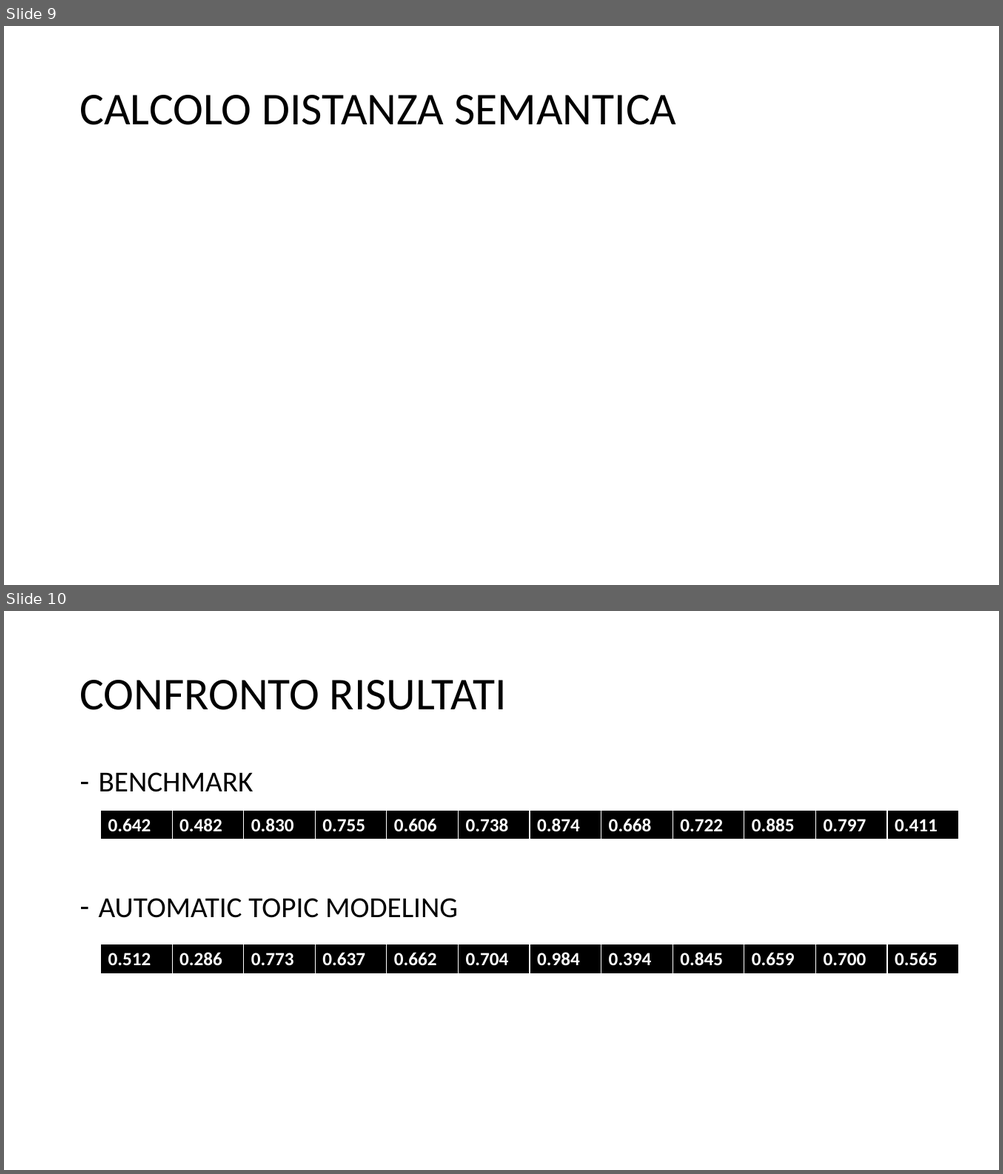
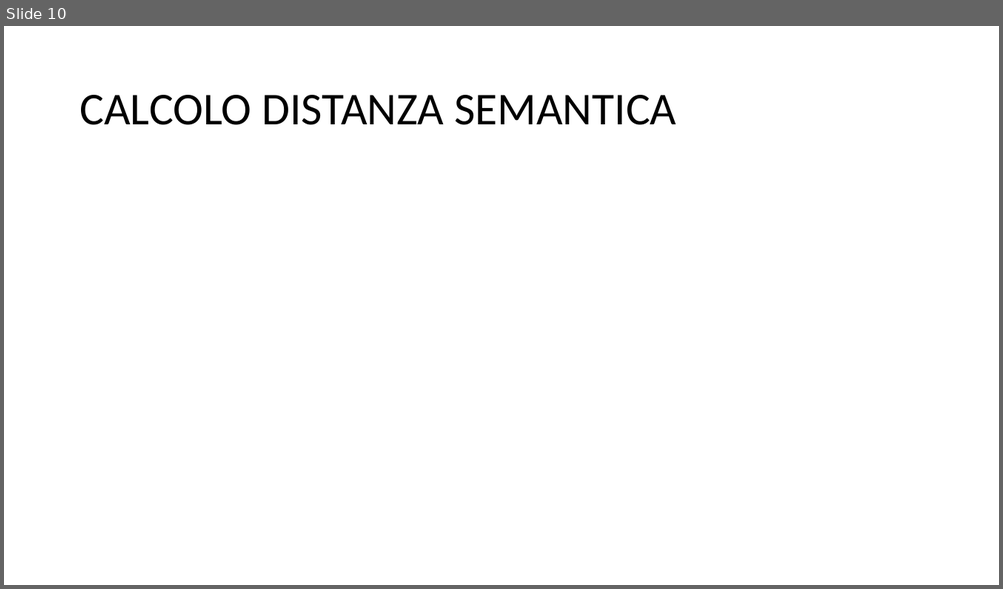
Before and after one commit to rmaganza/TextMiningBBCBusiness, a slide deck: PPI_BBC_article.pptx. Shown one above the other, each under a label of ours: slides 9 and 10 before the commit, slide 10 after it. The pictures are 1003x1174 and 1003x589 pixels, drawn with LibreOffice and Linux fonts; fonts in the diff are those of the drawing; grey boxes stand for pictures. Boxes give left, top, right and bottom in pixels: in the first picture for what was removed or moved away, otherwise in the second. Text is boxed around its words. In the diff, an @@ line names an element or a change of style, - is before the commit and + after.

```diff
--- a/PPI_BBC_article.pptx
+++ b/PPI_BBC_article.pptx
@@ slide 10 removed at <box>4,611,999,1170</box>, background #FFFFFF @@
@@ title removed at <box>79,680,507,710</box> @@
-CONFRONTO RISULTATI
@@ text removed at <box>99,772,458,918</box> @@
-– BENCHMARK
-– AUTOMATIC TOPIC MODELING
@@ table removed at <box>100,810,960,841</box>, 1 rows, 12 columns @@
-0.642 | 0.482 | 0.830 | 0.755 | 0.606 | 0.738 | 0.874 | 0.668 | 0.722 | 0.885 | 0.797 | 0.411
@@ table removed at <box>100,945,960,975</box>, 1 rows, 12 columns @@
-0.512 | 0.286 | 0.773 | 0.637 | 0.662 | 0.704 | 0.984 | 0.394 | 0.845 | 0.659 | 0.700 | 0.565
@@ what was slide 9 is now slide 10 @@
```
Also in this commit, not shown: 3 slides changed, 4 slides added, 1 other slide removed.
